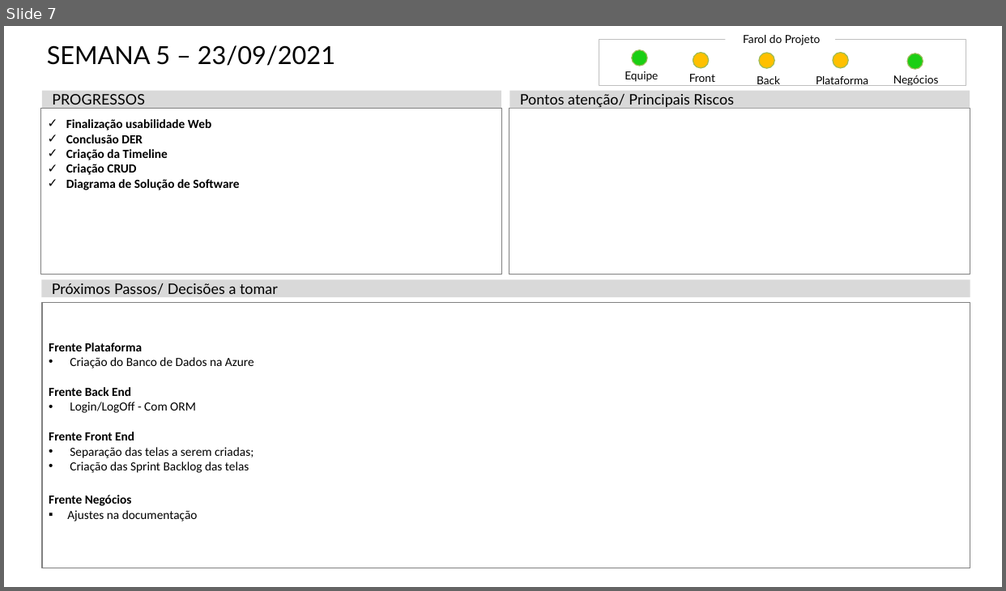
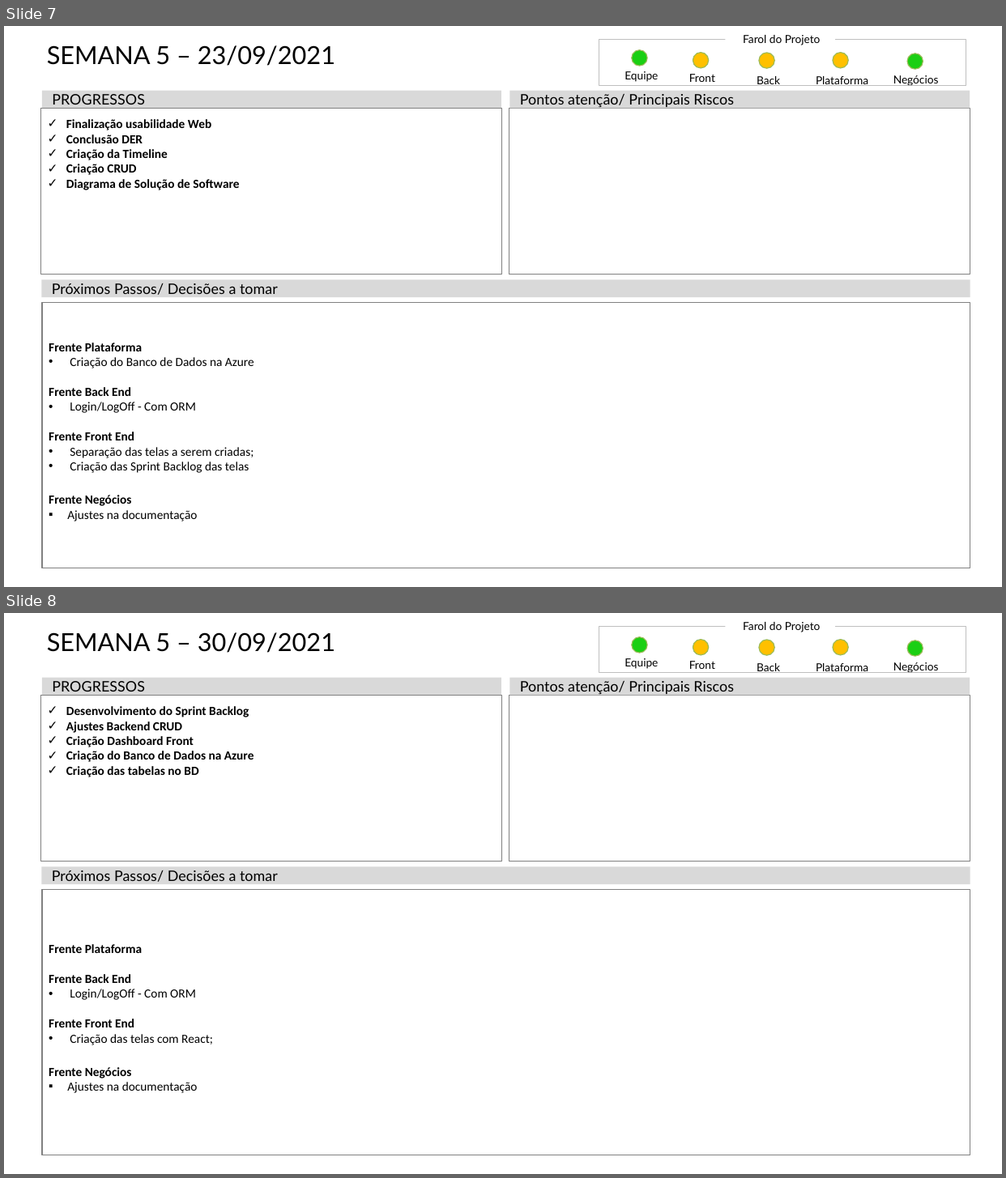
Before and after one commit to Lucassouza849/grupoPi3Semestre, a slide deck: Documentação/Status Report/Status Report - Grupo 6.pptx. Shown one above the other, each under a label of ours: slide 7 before the commit, slides 7 and 8 after it. The pictures are 1006x591 and 1006x1178 pixels, drawn with LibreOffice and Linux fonts; fonts in the diff are those of the drawing. Boxes give left, top, right and bottom in pixels: in the first picture for what was removed or moved away, otherwise in the second. Text is boxed around its words. In the diff, an @@ line names an element or a change of style, - is before the commit and + after.

Commit message:
ajuste crud extrato

```diff
--- a/Documentação/Status Report/Status Report - Grupo 6.pptx
+++ b/Documentação/Status Report/Status Report - Grupo 6.pptx
@@ slide 8 added at (x1=4, y1=613, x2=1002, y2=1174), background #FFFFFF @@
@@ title added at (x1=47, y1=632, x2=335, y2=653), 26.5 pt, text #000000 @@
+SEMANA 5 – 30/09/2021
@@ rectangle added at (x1=599, y1=627, x2=966, y2=673), outline #BFBFBF 0.5 pt @@
@@ ellipse added at (x1=632, y1=636, x2=648, y2=653), fill #1BCF13, outline #9BBB59 1 pt @@
@@ text added at (x1=743, y1=622, x2=820, y2=632), 11.8 pt, text #000000 @@
+Farol do Projeto
@@ text added at (x1=624, y1=658, x2=658, y2=669), 11.8 pt, text #000000 @@
+Equipe
@@ text added at (x1=689, y1=661, x2=715, y2=669), 11.8 pt, text #000000 @@
+Front
@@ ellipse added at (x1=693, y1=640, x2=709, y2=655), fill #FFC000, outline #9BBB59 1 pt @@
@@ ellipse added at (x1=759, y1=640, x2=774, y2=655), fill #FFC000, outline #9BBB59 1 pt @@
@@ ellipse added at (x1=833, y1=640, x2=849, y2=655), fill #FFC000, outline #9BBB59 1 pt @@
@@ ellipse added at (x1=908, y1=641, x2=923, y2=656), fill #1BCF13, outline #9BBB59 1 pt @@
@@ rectangle added at (x1=42, y1=678, x2=501, y2=695), fill #D9D9D9, 15.4 pt, text #000000 @@
+PROGRESSOS
@@ rectangle added at (x1=509, y1=678, x2=970, y2=695), fill #D9D9D9, 15.4 pt, text #000000 @@
+Pontos atenção/ Principais Riscos
@@ text added at (x1=756, y1=663, x2=780, y2=673), 11.8 pt, text #000000 @@
+Back
@@ text added at (x1=816, y1=663, x2=868, y2=673), 11.8 pt, text #000000 @@
+Plataforma
@@ text added at (x1=893, y1=662, x2=939, y2=673), 11.8 pt, text #000000 @@
+Negócios
@@ rectangle added at (x1=40, y1=695, x2=501, y2=862), outline #808080 1 pt, 13.2 pt, text #000000, bold @@
+✓ Desenvolvimento do Sprint Backlog
+✓ Ajustes Backend CRUD
+✓ Criação Dashboard Front
+✓ Criação do Banco de Dados na Azure
+✓ Criação das tabelas no BD
@@ rectangle added at (x1=509, y1=695, x2=970, y2=862), outline #808080 1 pt @@
@@ rectangle added at (x1=42, y1=867, x2=970, y2=884), fill #D9D9D9, 15.4 pt, text #000000 @@
+Próximos Passos/ Decisões a tomar
@@ rectangle added at (x1=42, y1=890, x2=970, y2=1156), outline #808080 1 pt, 13.2 pt, text #000000 @@
+  Frente Plataforma
+  Frente Back End
+  • Login/LogOff - Com ORM
+  Frente Front End
+  • Criação das telas com React;
+  Frente Negócios
+  ▪ Ajustes na documentação
```
Also in this commit, not shown: 1 other file.
